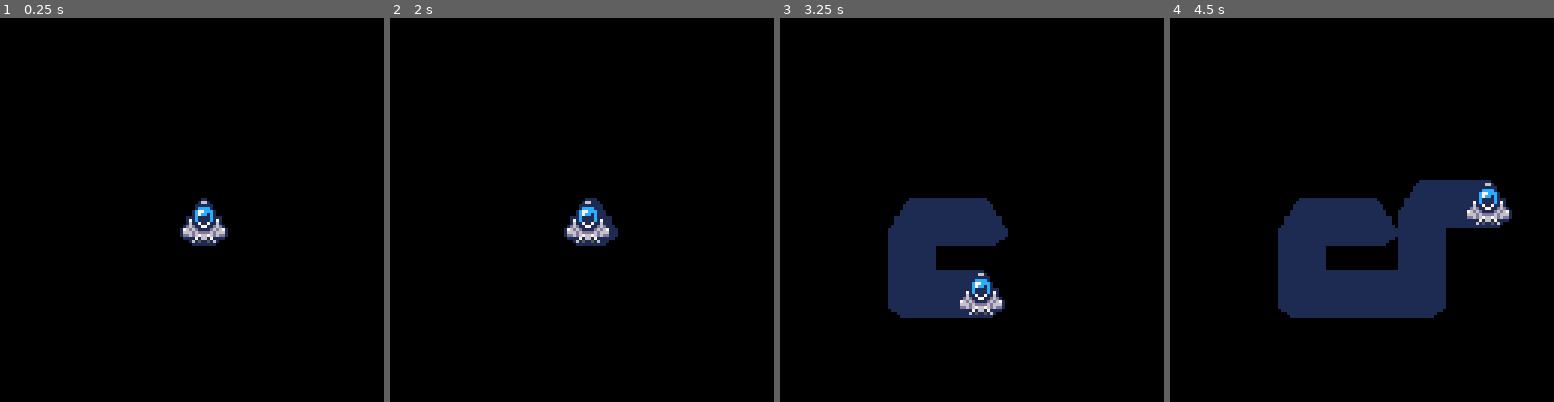
Above: before the commit, frames 1-4 (left to right).
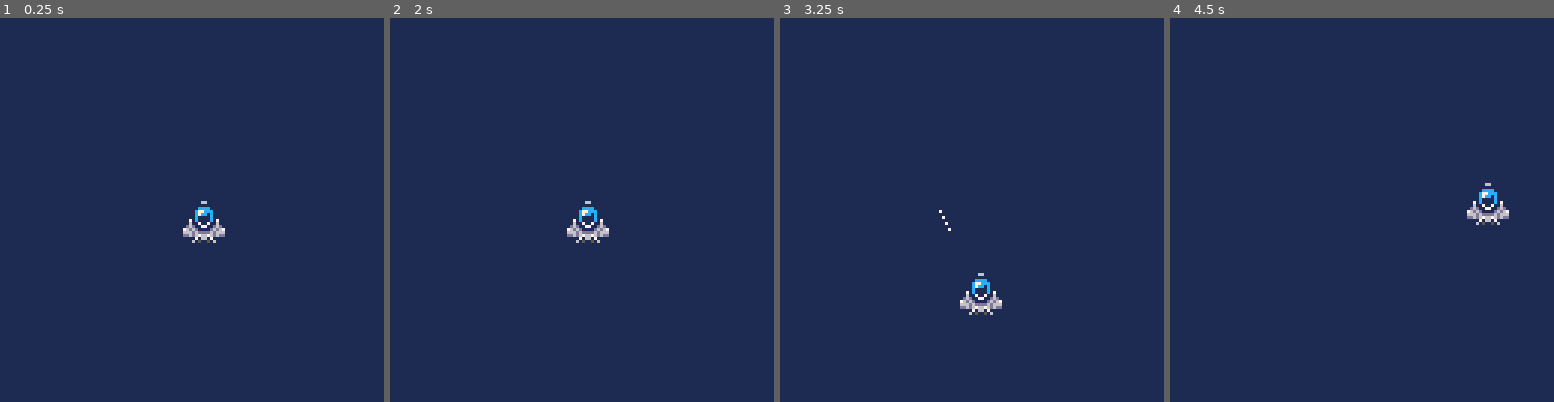
Above: after the commit, the same moments.

Repository: theRenard/move-and-fire
Game: PICO-8 cartridge advanced-shmup.p8
Same seed, same stepped clock (60 frames per second), same inputs: the game is played once before the commit and once after it.
Inputs:
- Up to frame 1 (0.25 s): no input
- Up to frame 2 (2 s): tap O (Z key) at 0.33, 0.7, 1.43 s; hold Left from 1.97 s (still down)
- Up to frame 3 (3.25 s): tap O (Z key) at 2.22, 3.1 s; release Left at 2.37 s; hold Down 2.42-2.82 s; hold Right from 2.87 s (still down)
- Up to frame 4 (4.5 s): release Right at 3.53 s; hold Up 3.58-4.08 s; tap O (Z key) at 3.98 s; hold Right from 4.13 s (still down)

The runs differ from the first frame. In frame 1, 99% of the frame differs, in the area x 0-100%, y 0-100%; in frame 2, 99%; in frame 3, 92%; in frame 4, 86%.

Commit message:
Add shot entity and implement firing mechanism in ship; refactor movement and drawing logic

Diff:
--- a/advanced-shmup.p8
+++ b/advanced-shmup.p8
@@ -7,6 +7,7 @@
 #include lua/debug.lua
 #include lua/classes.lua
 #include lua/scenes/game.lua
+#include lua/entities/shot.lua
 #include lua/entities/ship.lua
 #include lua/particles.lua
 #include lua/utilities.lua
--- a/lua/classes.lua
+++ b/lua/classes.lua
@@ -1,7 +1,3 @@
--- class
-global=_ENV
-noop=function()end
-
 class = setmetatable(
   {
     extend = function(self, tbl)
--- a/lua/entities/ship.lua
+++ b/lua/entities/ship.lua
@@ -1,34 +1,43 @@
 -- Ship entity
-ship=entity:extend({
-	x=60,
-	y=60,
-	w=7,
-	h=5,
+ship = entity:extend({
+	x = 60,
+	y = 60,
+	w = 7,
+	h = 5,
 
-	dx=0,
-	dy=0,
-	spd=1,
+	dx = 0,
+	dy = 0,
+	spd = 1,
 
-	sprts={1, 3, 5, 7, 9},
-	sprt=0,
+	sprts = { 1, 3, 5, 7, 9 },
+	sprt = 0,
 
-	update=function(_ENV)
-		dx,dy=0,0
+	fire = function(_ENV)
+		-- spawn bullet
+		-- add(shots, {x=x+3, y=y-2})
+		shot({
+			x = x + 3,
+			y = y - 2
+		})
+	end,
 
-		if (btn(⬆️)) dy-=spd
-		if (btn(⬇️)) dy+=spd
-		if (btn(⬅️)) dx-=spd
-		if (btn(➡️)) dx+=spd
+	update = function(_ENV)
+		dx, dy = 0, 0
 
-		if dx!=0 or dy !=0 then
+		if (btn(⬆️)) dy -= spd
+		if (btn(⬇️)) dy += spd
+		if (btn(⬅️)) dx -= spd
+		if (btn(➡️)) dx += spd
+		if (btn(🅾️)) fire(_ENV)
+
+		if dx != 0 or dy != 0 then
 			-- normalize movement
-			local a=atan2(dx,dy)
-			x+=cos(a)
-			y+=sin(a)
+			local a = atan2(dx, dy)
+			x += cos(a)
+			y += sin(a)
 
-			x=flr(x)+0.5
-			y=flr(y)+0.5
-
+			x = flr(x) + 0.5
+			y = flr(y) + 0.5
 
 			-- spawn dust each 3/10 sec
 			-- if (t()*10)\1%3==0 then
@@ -41,12 +50,12 @@
 		end
 
 		-- restrict movement
-		x=mid(7,x,114)
-		y=mid(15,y,116)
+		x = mid(7, x, 114)
+		y = mid(15, y, 116)
 	end,
 
-	draw=function(_ENV)
-		spr(sprts[flr(sprt*2.4+3.5)],x,y,2,2)
+	draw = function(_ENV)
+		spr(sprts[flr(sprt * 2.4 + 3.5)], x, y, 2, 2)
 		-- pset(x,y,7)
-	end,
+	end
 })
--- /dev/null
+++ b/lua/entities/shot.lua
@@ -0,0 +1,20 @@
+shot=entity:extend({
+  x=0,
+  y=0,
+  w=1,
+  h=1,
+
+  spd=2,
+
+  update=function(_ENV)
+    y-=spd
+
+    if y<0 then
+      destroy(_ENV)
+    end
+  end,
+
+  draw=function(_ENV)
+    pset(x,y,7)
+  end,
+})
--- a/lua/main.lua
+++ b/lua/main.lua
@@ -1,6 +1,10 @@
 
 -- enable extended map
 -- poke(0x5f56, 0x80)
+
+-- class
+global=_ENV
+noop=function()end
 
 function _init()
 	cls()
@@ -12,5 +16,7 @@
 end
 
 function _draw()
+	cls(1)
+
 	scene.current:draw()
 end
